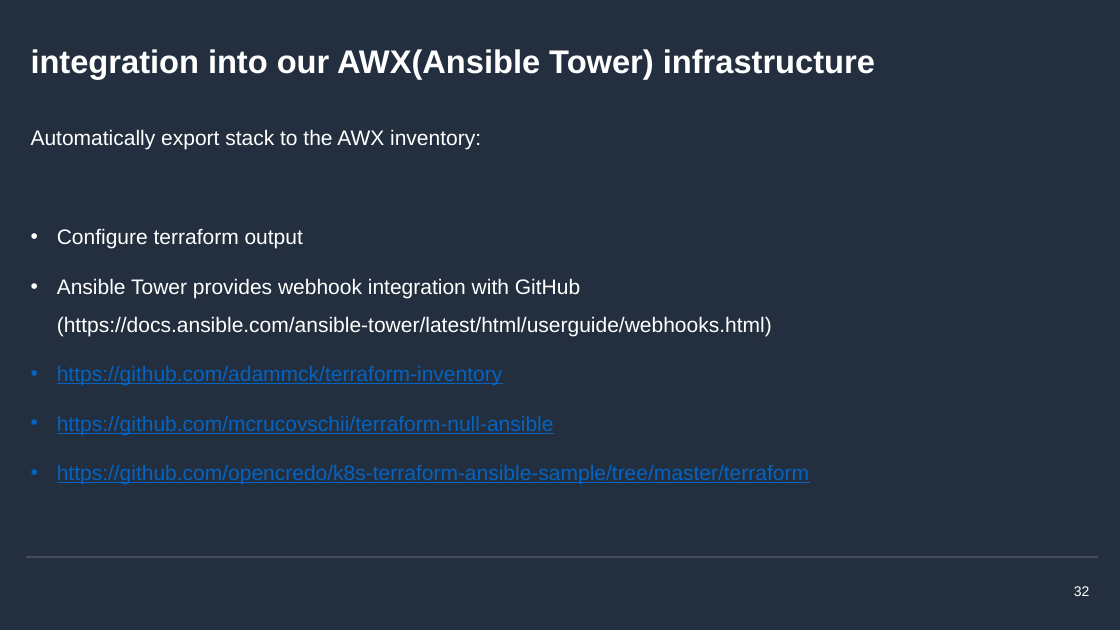
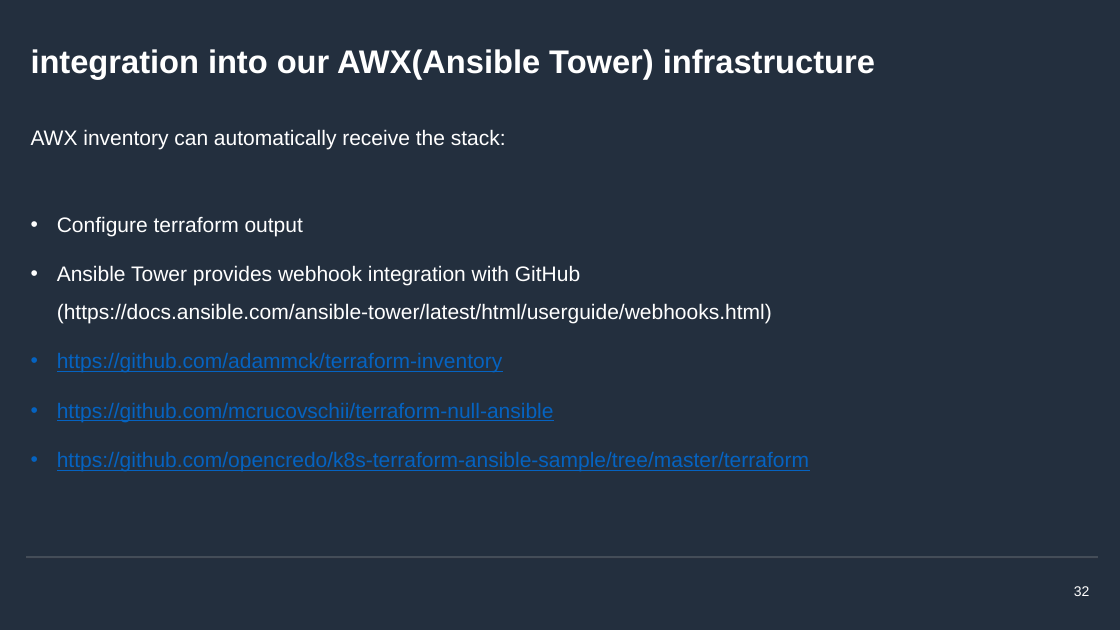
Before and after one commit to mcrucovschii/SmallEnvironment, a slide deck: slide 32 of Crucovschii-AWS-SmallEnvironment.pptx. Drawn at 1120x630 pixels with LibreOffice and Linux fonts; fonts in the diff are those of the drawing; background and template pictures are left out. Boxes give left, top, right and bottom in pixels: in the first picture for what was removed or moved away, otherwise in the second. Text is boxed around its words. In the diff, an @@ line names an element or a change of style, - is before the commit and + after.

```diff
--- a/Crucovschii-AWS-SmallEnvironment.pptx
+++ b/Crucovschii-AWS-SmallEnvironment.pptx
@@ text at (x1=31, y1=129, x2=506, y2=150): text changed @@
-Automatically export stack to the AWX inventory:
+AWX inventory can automatically receive the stack:
```
Also in this commit, not shown: 10 other slides changed, 4 slides added, 1 other file.
